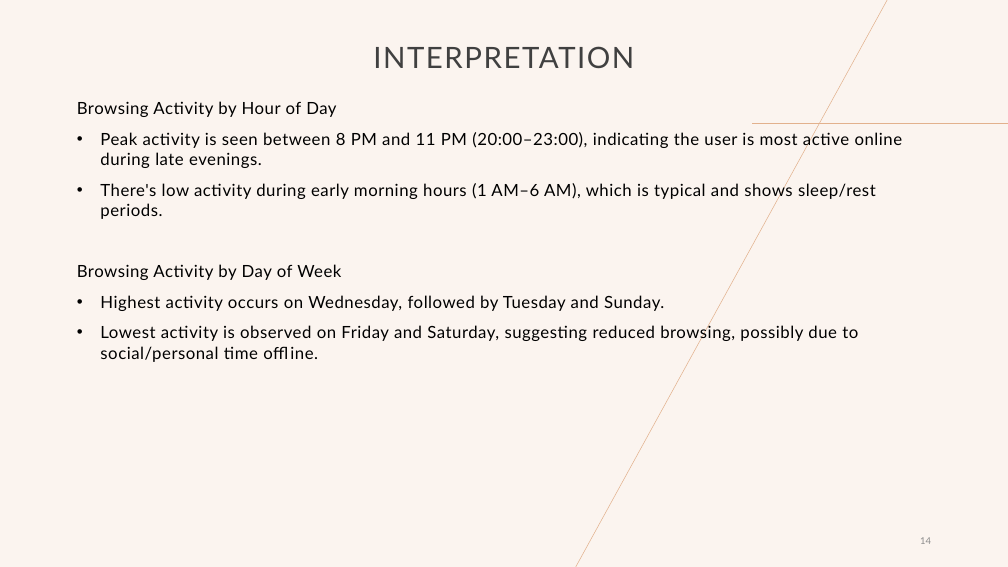
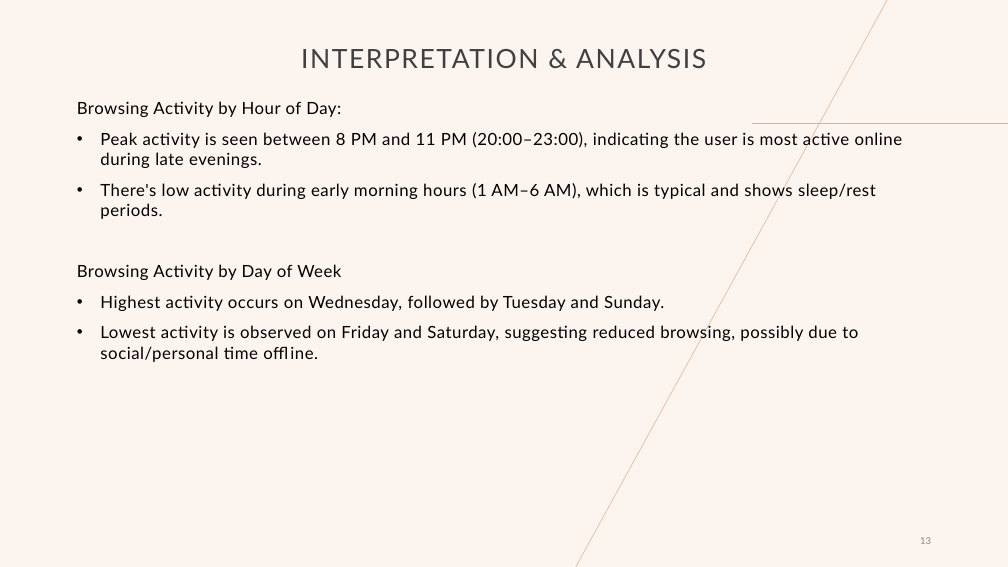
Before and after one commit to NikhilKumarBharti/Browsing-History-Analysis, a slide deck: slide 13 of ANALYSIS REPORT.pptx (slide 14 before the commit). Drawn at 1008x567 pixels with LibreOffice and Linux fonts; fonts in the diff are those of the drawing. Boxes give left, top, right and bottom in pixels: in the first picture for what was removed or moved away, otherwise in the second. Text is boxed around its words. In the diff, an @@ line names an element or a change of style, - is before the commit and + after.

```diff
--- a/ANALYSIS REPORT.pptx
+++ b/ANALYSIS REPORT.pptx
@@ title at <box>301,49,706,68</box>: text changed; size 28 to 25.2 pt @@
-INTERPRETATION
+INTERPRETATION & ANALYSIS
@@ text at <box>77,101,341,117</box>: text changed @@
-Browsing Activity by Hour of Day
+Browsing Activity by Hour of Day:
@@ page number at <box>920,537,931,544</box>: text changed @@
-14
+13
```
Also in this commit, not shown: 4 other slides changed, 1 slide removed, 1 other file.
